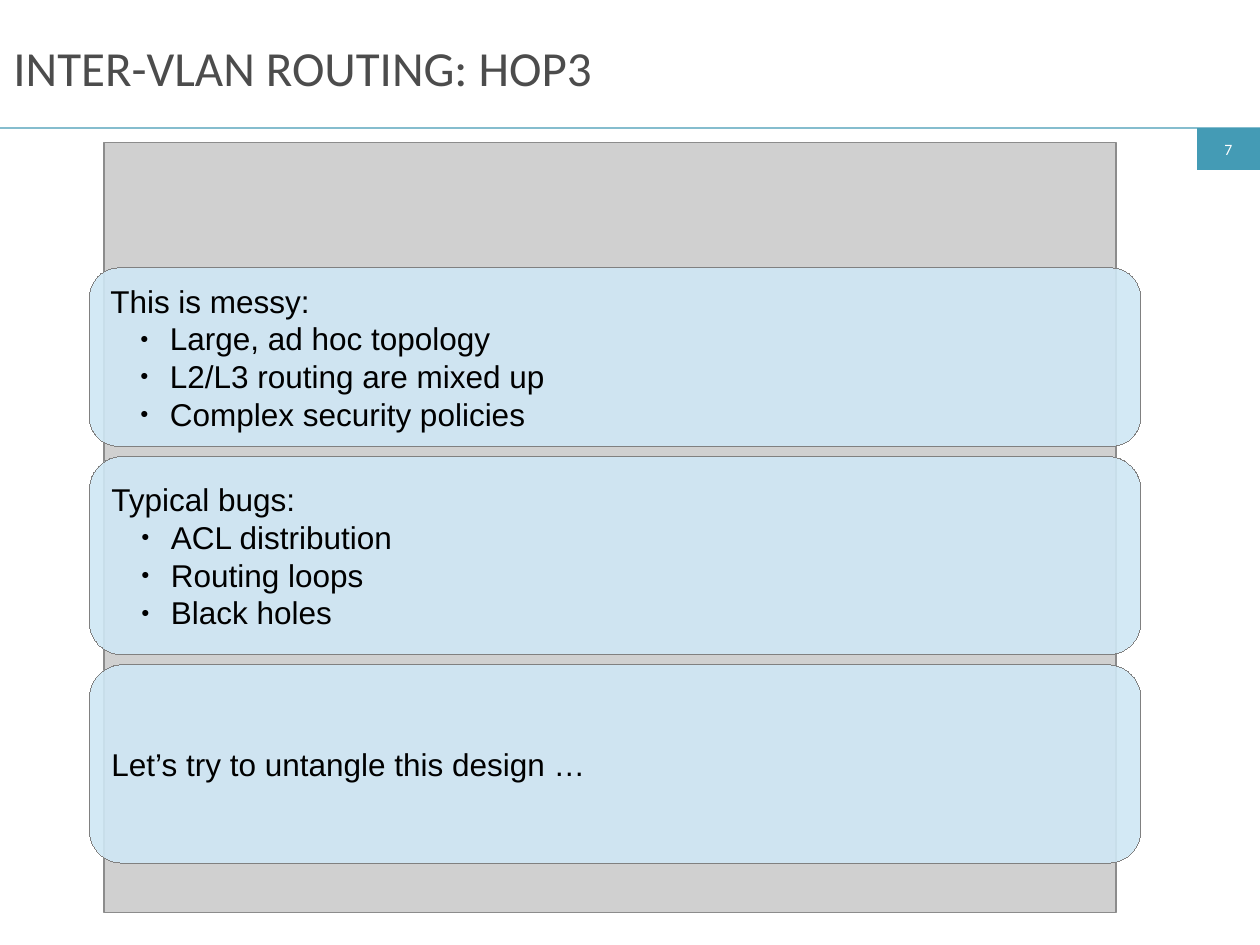
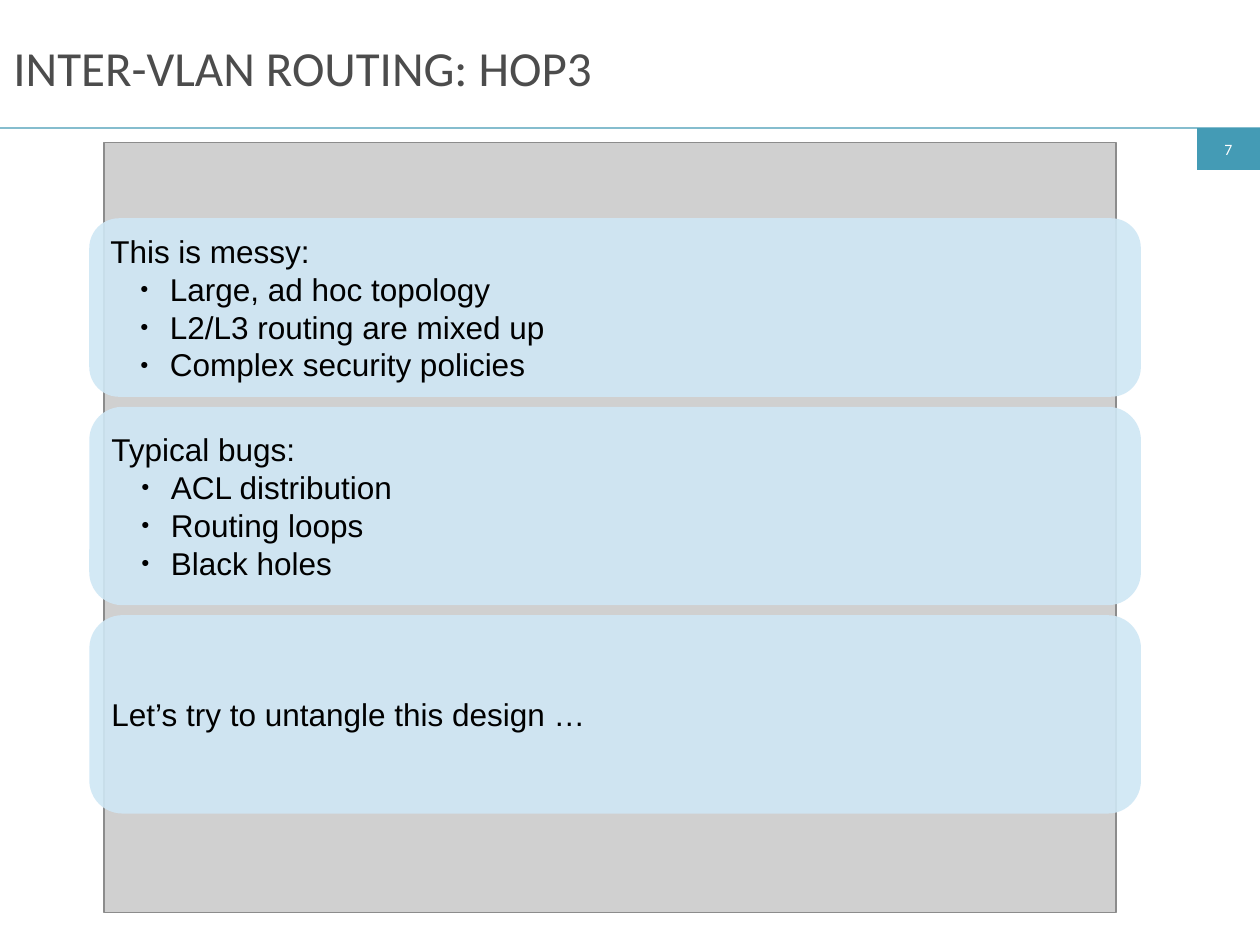
Before and after one commit to ryzhyk/cocoon, a slide deck: slide 7 of doc/netpl16/talk/cocoon.odp. Drawn at 1260x945 pixels with LibreOffice and Linux fonts; fonts in the diff are those of the drawing; grey boxes stand for pictures. Boxes give left, top, right and bottom in pixels: in the first picture for what was removed or moved away, otherwise in the second. Text is boxed around its words. In the diff, an @@ line names an element or a change of style, - is before the commit and + after.

```diff
--- a/doc/netpl16/talk/cocoon.odp
+++ b/doc/netpl16/talk/cocoon.odp
@@ 3 rounded rectangles: place and size @@
-3 rounded rectangles at [89,268,1142,863]
+3 rounded rectangles at [89,218,1142,813]
@@ outline #808080 0 pt to none in 3 elements at [89,407,1142,605], [89,218,1142,397], [89,615,1142,813] @@
```
Also in this commit, not shown: 2 other slides changed, 14 slides added, 9 slides removed.
